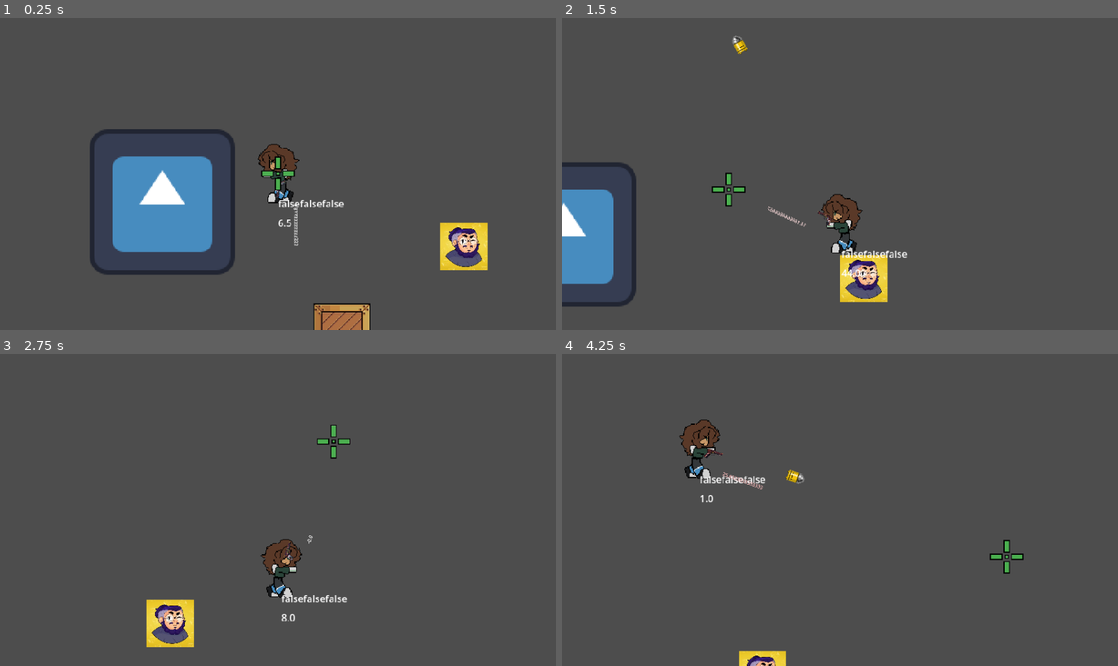
Above: before the commit, frames 1-4 (two rows, left to right).
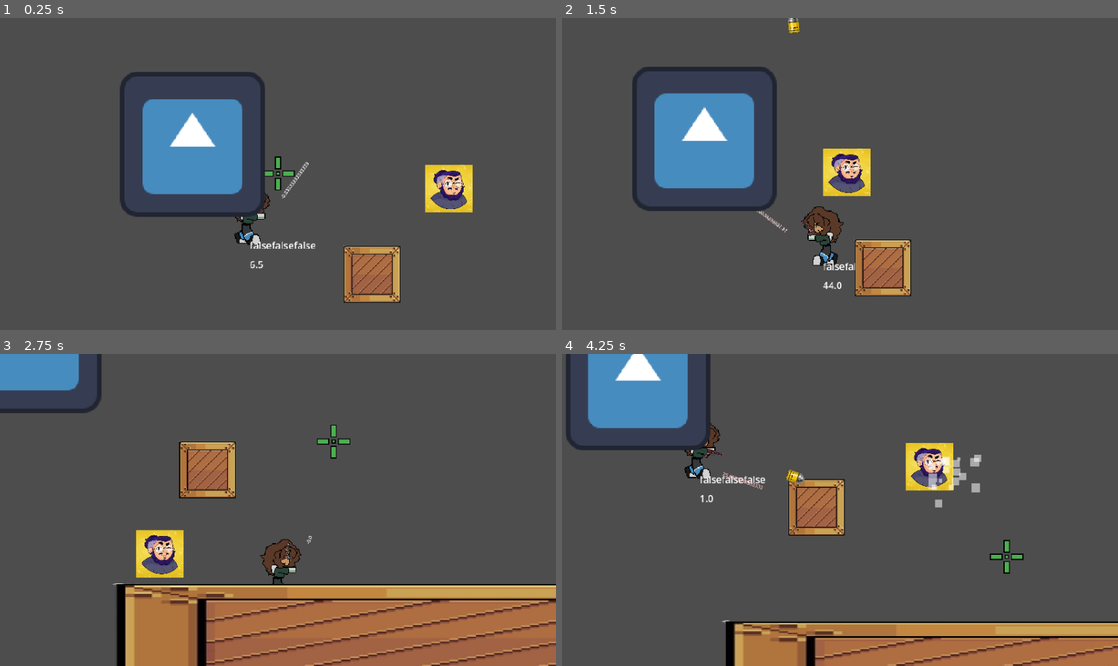
Above: after the commit, the same moments.

Repository: mathkkj/ROGUENAVE
Game: Godot game, scene res://cenas_tscn/cena.tscn
The game is run twice, just before and just after one commit, with the same random seed, the same clock (stepped at 60 frames per second) and the same inputs. The engine's default icon, where the game draws it, is replaced by a stand-in: a white triangle on a blue panel in a dark square.
Inputs (mouse positions are in pixels of both pictures, inside the frame that each line leads up to):
- Up to frame 1 (0.25 s): no input
- Up to frame 2 (1.5 s): move the mouse to (962, 158) at 0.52 s; hold D (direita) 0.53-1.28 s; tap E (dash) at 0.6 s; click (962, 158) at 0.67 s; move the mouse to (728, 189) at 1.27 s; hold Down (baixo) from 1.28 s (still down); click (728, 189) at 1.35 s
- Up to frame 3 (2.75 s): tap E (dash) at 1.55, 2.1 s; move the mouse to (333, 441) at 2.02 s; release Down (baixo) at 2.03 s; hold D (direita) from 2.03 s (still down)
- Up to frame 4 (4.25 s): move the mouse to (812, 572) at 2.77 s; release D (direita) at 2.78 s; hold Up (cima) 2.78-3.53 s; tap E (dash) at 2.85, 3.8 s; click (812, 572) at 2.92 s; move the mouse to (1006, 556) at 3.52 s; press the mouse at (1006, 556) at 3.53 s; hold A (esquerda) from 3.53 s (still down)

The runs differ from the first frame. In frame 1, 17% of the frame differs, in the area x 16-88%, y 17-100%; in frame 2, 16%; in frame 3, 26%, in the area x 0-100%, y 0-100%; in frame 4, 19%.

Commit message:
INIMIGO PATHFINDING FUNCIONANDO!!!!!111!
FINALMENTE!!#21IGRFEWFIUOISJPKPSLDF.D,LKJBHJGJNDSKLML

Diff:
--- a/cenas_tscn/cena.tscn
+++ b/cenas_tscn/cena.tscn
@@ -16,6 +16,9 @@
 
 [sub_resource type="RectangleShape2D" id="RectangleShape2D_w1627"]
 size = Vector2(53.014732, 64.94514)
+
+[sub_resource type="RectangleShape2D" id="RectangleShape2D_iwd25"]
+size = Vector2(450, 469)
 
 [node name="cena" type="Node2D" unique_id=1523779238]
 script = ExtResource("1_q3n0b")
@@ -38,7 +41,8 @@
 texture = ExtResource("6_pdimi")
 script = ExtResource("7_j0gmb")
 
-[node name="personagem" parent="." unique_id=1587912254 node_paths=PackedStringArray("camera") groups=["inimigos"] instance=ExtResource("4_13lfy")]
+[node name="personagem" parent="." unique_id=1587912254 node_paths=PackedStringArray("camera") instance=ExtResource("4_13lfy")]
+position = Vector2(-97, 165)
 camera = NodePath("../Camera2D")
 dash_vel = 1000.0
 duracao_golpe = 0.25
@@ -59,10 +63,11 @@
 scale = Vector2(0.2, 0.2)
 shape = SubResource("RectangleShape2D_uk6bg")
 
-[node name="Inimigo" type="CharacterBody2D" parent="." unique_id=1967159388 groups=["hurtbox"]]
+[node name="Inimigo" type="CharacterBody2D" parent="." unique_id=1967159388 node_paths=PackedStringArray("alvo") groups=["hurtbox"]]
 position = Vector2(309, 120)
 motion_mode = 1
 script = ExtResource("9_iwd25")
+alvo = NodePath("../personagem")
 
 [node name="Sprite2D" type="Sprite2D" parent="Inimigo" unique_id=2095477280]
 scale = Vector2(0.35072476, 0.35072476)
@@ -71,3 +76,48 @@
 [node name="CollisionShape2D" type="CollisionShape2D" parent="Inimigo" unique_id=1599620763]
 scale = Vector2(1.4951277, 1.1934714)
 shape = SubResource("RectangleShape2D_w1627")
+
+[node name="atirar_tempo" type="Timer" parent="Inimigo" unique_id=1901951399]
+autostart = true
+
+[node name="Raycast" type="Node2D" parent="Inimigo" unique_id=1854152093]
+
+[node name="RayBaixo" type="RayCast2D" parent="Inimigo/Raycast" unique_id=1333195631]
+target_position = Vector2(0, 57)
+
+[node name="RayDireita" type="RayCast2D" parent="Inimigo/Raycast" unique_id=2028782361]
+target_position = Vector2(63, 1)
+
+[node name="RayCima" type="RayCast2D" parent="Inimigo/Raycast" unique_id=1574911612]
+target_position = Vector2(0, -59)
+
+[node name="RayEsquerda" type="RayCast2D" parent="Inimigo/Raycast" unique_id=344684036]
+target_position = Vector2(-61, 0)
+
+[node name="RayBaixoDireita" type="RayCast2D" parent="Inimigo/Raycast" unique_id=1904822102]
+target_position = Vector2(50, 50)
+
+[node name="RayBaixoEsquerda" type="RayCast2D" parent="Inimigo/Raycast" unique_id=200959714]
+target_position = Vector2(-50, 50)
+
+[node name="RayCimaDireita" type="RayCast2D" parent="Inimigo/Raycast" unique_id=1055532352]
+target_position = Vector2(50, -50)
+
+[node name="RayCimaEsquerda" type="RayCast2D" parent="Inimigo/Raycast" unique_id=726543549]
+target_position = Vector2(-50, -50)
+
+[node name="RayLOS" type="RayCast2D" parent="Inimigo" unique_id=46791600]
+visible = false
+
+[node name="StaticBody2D" type="StaticBody2D" parent="." unique_id=605418635]
+position = Vector2(441, 542)
+scale = Vector2(2.0661936, 0.37913367)
+
+[node name="Sprite2D" type="Sprite2D" parent="StaticBody2D" unique_id=199179681]
+texture = ExtResource("8_q3n0b")
+
+[node name="CollisionShape2D" type="CollisionShape2D" parent="StaticBody2D" unique_id=1531395333]
+position = Vector2(1, -2.5)
+shape = SubResource("RectangleShape2D_iwd25")
+
+[connection signal="timeout" from="Inimigo/atirar_tempo" to="Inimigo" method="_on_nav_timer_timeout"]
--- a/cenas_tscn/inimigo.gd
+++ b/cenas_tscn/inimigo.gd
@@ -1,27 +1,204 @@
 extends CharacterBody2D
 
-@export var velocidade = 1000.0
-@export var desaceleracao = 2500.0
-@onready var explosao_cena = preload("res://cenas_tscn/explosao.tscn")
-@onready var sprite = get_node("Sprite2D")
-@onready var vida = 100
-var knockback_force = Vector2.ZERO
+@export var velocidade: float = 1000.0
+@export var desaceleracao: float = 2500.0
+@export var speed: float = 100.0
+@export var alvo: CharacterBody2D
+
+var explosao_cena = preload("res://cenas_tscn/explosao.tscn")
+var vida: int = 25
+var knockback_force: Vector2 = Vector2.ZERO
+
+@onready var sprite := $Sprite2D
+@onready var navagent = $NavigationAgent2D
+
+@onready var projetil_instancia = preload("res://cenas_tscn/projetil_inimigo.tscn")
+
+@onready var atirar_tempo = get_node("atirar_tempo")
+
+
+var ultima_direcao := Vector2.ZERO
+var tempo_memoria := 0.0
+@onready var LOS = get_node("RayLOS")
+@onready var arr_cast: Array[RayCast2D] = [
+	get_node("Raycast/RayDireita"),
+	get_node("Raycast/RayBaixoDireita"),
+	get_node("Raycast/RayBaixo"),
+	get_node("Raycast/RayBaixoEsquerda"),
+	get_node("Raycast/RayEsquerda"),
+	get_node("Raycast/RayCimaEsquerda"),
+	get_node("Raycast/RayCima"),
+	get_node("Raycast/RayCimaDireita"),
+]
+
+
+enum estados{
+	patrulha,
+	andando,
+	atirando,
+	hit,
+}
+
+
+
+#func escolher_direcao(direcao_alvo: Vector2) -> Vector2:
+	#var melhor_direcao := Vector2.ZERO
+	#var melhor_pontuacao := -INF
+	#
+	#for i in range(arr_cast.size()):
+		#var ray = arr_cast[i]
+		#var esq = arr_cast[(i - 1 + arr_cast.size()) % arr_cast.size()]
+		#var dir = arr_cast[(i + 1) % arr_cast.size()]
+#
+		#ray.force_raycast_update()
+		#
+		###SISTEMA DE PONTUACAO PARA PEGAR O MELHOR RAY
+		#var direcao = ray.target_position.normalized()
+		#var pontuacao := 0.0
+		## estabilidade
+		##da mais pontuacao de forma gradual a posicao diferente da ultima
+		#if ultima_direcao != Vector2.ZERO:
+			#pontuacao += direcao.dot(ultima_direcao) * 3
+			#
+		#
+		#var alinhamento = direcao.dot(direcao_alvo) #linha pro alvo
+		#
+		## colisão
+		#if ray.is_colliding():
+			#var dist = ray.get_collision_point().distance_to(ray.global_position)
+			#alinhamento *= 0.5
+			#pontuacao -= (1/ max(dist, 0.1)) * 4
+		#else:
+			#pontuacao += 2.0
+			#
+		#pontuacao += alinhamento * 6
+		## detectar parede longa
+		#var bloqueados = 0
+		#
+			#
+		#
+		#if ray.is_colliding():
+			#bloqueados += 1
+		#if esq.is_colliding():
+			#bloqueados += 1
+		#if dir.is_colliding():
+			#bloqueados += 1
+	#
+		#if bloqueados >= 1:
+			#pontuacao *= 0.1
+		#
+		#
+		#if pontuacao > melhor_pontuacao:
+			#melhor_pontuacao = pontuacao
+			#melhor_direcao = direcao
+#
+	#if melhor_direcao == Vector2.ZERO:
+		#return direcao_alvo
+#
+	#ultima_direcao = melhor_direcao.normalized()
+#
+	#return ultima_direcao
+
+
+func escolher_dir(direcao_alvo: Vector2, delta: float) -> Vector2:
+	tempo_memoria -= delta
+
+	var melhor_score := -INF
+	var melhor_direcao := ultima_direcao
+
+	for i in range(arr_cast.size()):
+		var ray: RayCast2D = arr_cast[i]
+		var dir = ray.target_position.normalized()
+		var score = dir.dot(direcao_alvo)
+
+		# memoria da ultima direcao pra nao trocar de diracao toda hora
+		if ultima_direcao != Vector2.ZERO:
+			score += dir.dot(ultima_direcao) * 1.25
+
+
+		if ray.is_colliding():
+
+			# direcao da parede (basicamente)
+			var normal = ray.get_collision_normal()
+			score += normal.dot(direcao_alvo) * 2.0
+			#peguei a tangente por conta de serem perpendiculares
+			var tangente_esquerda = Vector2(-normal.y, normal.x)
+			var tangente_direita = Vector2(normal.y, -normal.x)
+
+			# escolhe tangente melhor
+			var score_esquerda = tangente_esquerda.dot(direcao_alvo)
+			var score_direita = tangente_direita.dot(direcao_alvo)
+
+			#mudar a tangente dependendo da pontuacao
+			var tangente = tangente_esquerda
+			if score_direita > score_esquerda:
+				tangente = tangente_direita
+
+			# favorece deslizar na parede
+			score += tangente.dot(direcao_alvo) * 3.0
+
+			# penalidade da colisão
+			score -= 4.0
+
+
+		# ray da esquerda e direita
+		var ray_esquerda: RayCast2D = arr_cast[(i - 1 + arr_cast.size()) % arr_cast.size()]
+
+		var ray_direita: RayCast2D = arr_cast[(i + 1) % arr_cast.size()]
+		#score do ray da esquerda e direita
+		if ray_esquerda.is_colliding():
+			score -= 1.0
+		if ray_direita.is_colliding():
+			score -= 1.0
+
+		# MELHOR DIREÇÃO
+		if score > melhor_score:
+			melhor_score = score
+			melhor_direcao = dir
+
+	# atualizar os valores e resetar a memoria
+	if tempo_memoria <= 0.0:
+		ultima_direcao = melhor_direcao
+		tempo_memoria = 0.2
+
+	return ultima_direcao
 
 func _physics_process(delta: float) -> void:
-	velocity = knockback_force
+	var direcao_para_alvo: Vector2 = (alvo.global_position - global_position).normalized()
+	var direcao_final = escolher_dir(direcao_para_alvo, delta)
+
+	#print(direcao_final)
+	var pathfinding_velocity = direcao_final * 300
+
+	mirar()
+	check_posicao_alvo()
+
+
 	knockback_force = knockback_force.move_toward(Vector2.ZERO, desaceleracao * delta)
+
+	velocity = knockback_force + pathfinding_velocity
 
 	move_and_slide()
 
 	if vida <= 0:
 		queue_free()
 
-func aplicar_knockback(direcao: Vector2, forca) -> void:
+
+func aplicar_knockback(direcao: Vector2, forca: float) -> void:
 	knockback_force = direcao.normalized() * forca
-	#trocar cor
+
 	sprite.modulate = Color(10, 10, 10)
+
 	await get_tree().create_timer(0.15).timeout
-	sprite.modulate = Color(1, 1, 1)
-
-func receber_dano(dano):
+
+	sprite.modulate = Color.WHITE
+
+func receber_dano(dano: int) -> void:
 	vida -= dano
+
+func check_posicao_alvo():
+	if LOS.get_collider() == alvo and atirar_tempo.is_stopped():
+		atirar_tempo.start()
+
+func mirar():
+	LOS.target_position = to_local(alvo.position)
--- a/cenas_tscn/personagem.tscn
+++ b/cenas_tscn/personagem.tscn
@@ -4,7 +4,11 @@
 [ext_resource type="SpriteFrames" uid="uid://c1dghxl1a7uwr" path="res://tres/spriteframes/prog_sprite_frames.tres" id="2_d8uwv"]
 
 [sub_resource type="CapsuleShape2D" id="CapsuleShape2D_d8uwv"]
-height = 34.3697
+height = 24.773428
+
+[sub_resource type="CapsuleShape2D" id="CapsuleShape2D_u8x3t"]
+radius = 26.0
+height = 102.0
 
 [node name="personagem" type="CharacterBody2D" unique_id=1587912254 groups=["jogador"]]
 motion_mode = 1
@@ -18,9 +22,14 @@
 animation = &"idle"
 
 [node name="CollisionShape2D" type="CollisionShape2D" parent="." unique_id=2020198931]
-position = Vector2(0.8188838, -0.16013908)
+position = Vector2(2, -14)
 scale = Vector2(3, 3)
 shape = SubResource("CapsuleShape2D_d8uwv")
+
+[node name="Hitbox" type="Area2D" parent="." unique_id=213038543]
+
+[node name="CollisionShape2D" type="CollisionShape2D" parent="Hitbox" unique_id=1952395402]
+shape = SubResource("CapsuleShape2D_u8x3t")
 
 [node name="pivo_arma" type="Marker2D" parent="." unique_id=524877746]
 position = Vector2(0, -5)
--- /dev/null
+++ b/cenas_tscn/projetil_inimigo.tscn
@@ -0,0 +1,22 @@
+[gd_scene format=3 uid="uid://lcspweaa6i3h"]
+
+[ext_resource type="Script" uid="uid://cwgt7ebhcamam" path="res://codigo_gd/projetil_inimigo.gd" id="1_s1hpe"]
+[ext_resource type="Texture2D" uid="uid://dar85vxabes4h" path="res://placeholder/bala_placeholder.png" id="2_mkexo"]
+
+[sub_resource type="CapsuleShape2D" id="CapsuleShape2D_ieeyu"]
+radius = 168.5
+height = 691.03784
+
+[node name="projetil_inimigo" type="Area2D" unique_id=764179290]
+script = ExtResource("1_s1hpe")
+
+[node name="Sprite2D" type="Sprite2D" parent="." unique_id=35225809]
+modulate = Color(0.9565484, 0.14671385, 0, 1)
+scale = Vector2(0.25, 0.25)
+texture = ExtResource("2_mkexo")
+
+[node name="CollisionShape2D" type="CollisionShape2D" parent="." unique_id=798036596]
+position = Vector2(-3, -4.7683716e-07)
+rotation = 1.5672886
+scale = Vector2(0.25, 0.25)
+shape = SubResource("CapsuleShape2D_ieeyu")
--- a/codigo_gd/personagem.gd
+++ b/codigo_gd/personagem.gd
@@ -159,7 +159,7 @@
 	em_dash = _mecanica_dash(delta)
 	if em_dash:
 		move_and_slide()
-		z_index = global_position.y
+		#z_index = global_position.y
 		return
 
 	if em_golpe:
@@ -171,7 +171,7 @@
 		velocity = direcao_golpe * velocidade_atual
 
 		move_and_slide()
-		z_index = global_position.y
+		#z_index = global_position.y
 
 		if tempo_golpe <= 0.0:
 			em_golpe = false
@@ -242,7 +242,7 @@
 		velocity = velocity.move_toward(Vector2.ZERO, atrito * delta)
 
 	move_and_slide()
-	z_index = global_position.y
+	#z_index = global_position.y
 
 func _mecanica_dash(delta: float) -> bool:
 	if pode_dash and Input.is_action_just_pressed("dash") and esta_andando and not atirando and stamina >= stamina_por_acao:
--- /dev/null
+++ b/codigo_gd/projetil_inimigo.gd
@@ -0,0 +1,7 @@
+extends Area2D
+
+var direcao = Vector2.RIGHT
+var speed = 300
+
+func _physics_process(delta: float) -> void:
+	position += direcao * speed * delta
Not shown, added: codigo_gd/projetil_inimigo.gd.uid
Binary file added: placeholder/tilemap free q eu peguei/candleA_01.png
Not shown, added: placeholder/tilemap free q eu peguei/candleA_01.png.import
Binary file added: placeholder/tilemap free q eu peguei/candleA_02.png
Not shown, added: placeholder/tilemap free q eu peguei/candleA_02.png.import
Binary file added: placeholder/tilemap free q eu peguei/candleA_03.png
Not shown, added: placeholder/tilemap free q eu peguei/candleA_03.png.import
Binary file added: placeholder/tilemap free q eu peguei/candleA_04.png
Not shown, added: placeholder/tilemap free q eu peguei/candleA_04.png.import
Binary file added: placeholder/tilemap free q eu peguei/candleB_01.png
Not shown, added: placeholder/tilemap free q eu peguei/candleB_01.png.import
Binary file added: placeholder/tilemap free q eu peguei/candleB_02.png
(and 34 more such lines)
